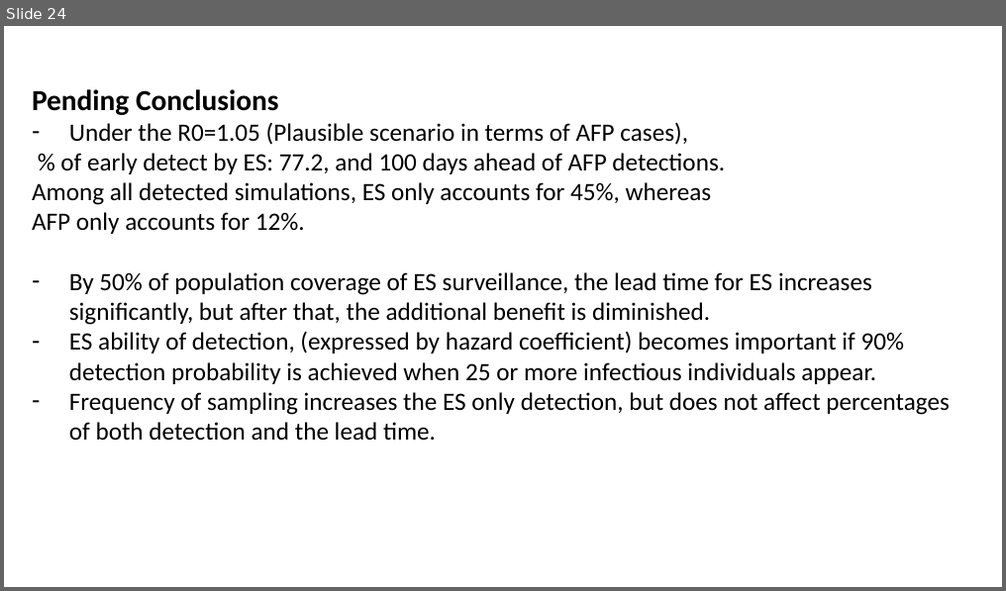
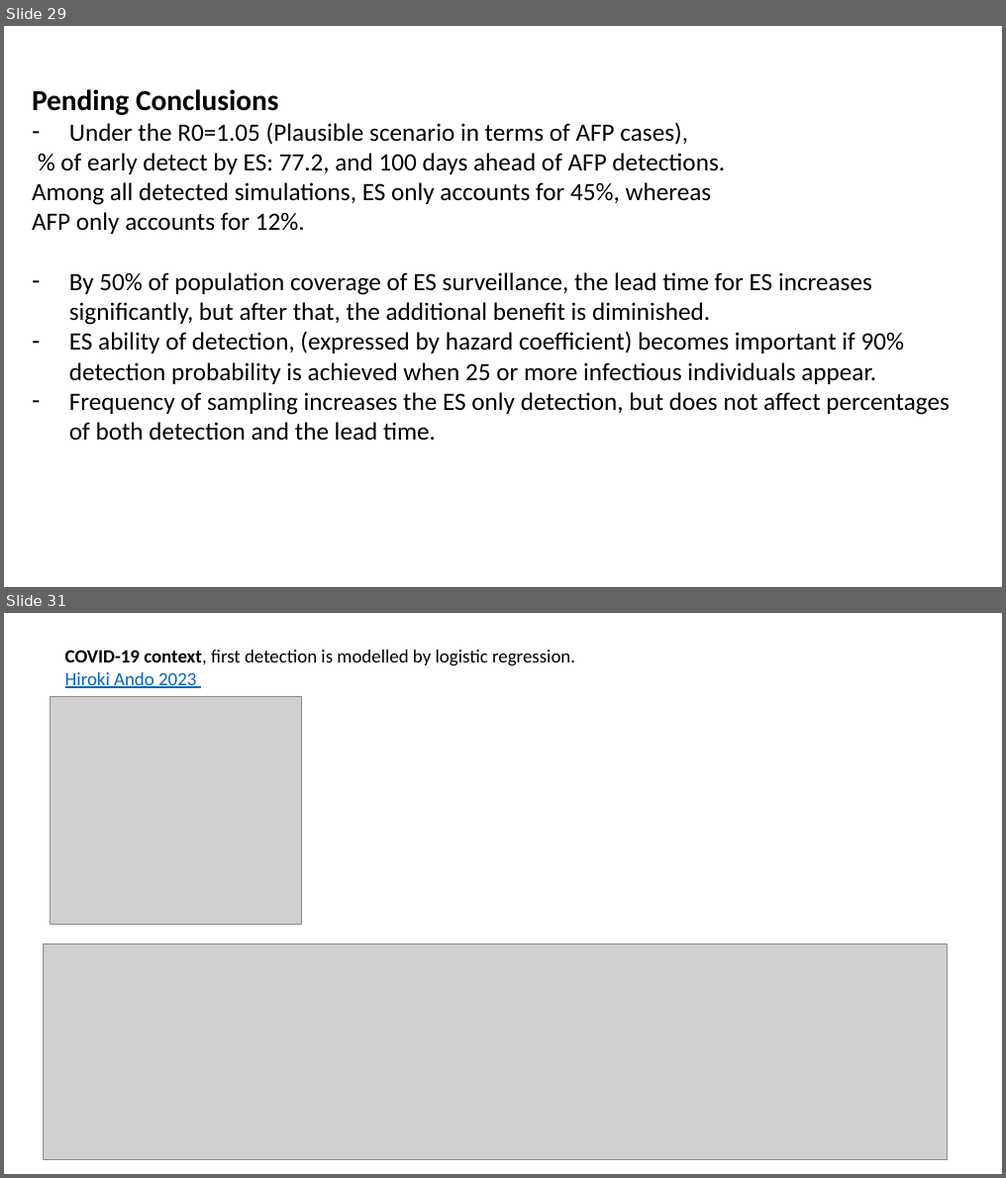
Before and after one commit to toshiakiasakura/polio_environmental_surveillance, a slide deck: doc_ideas/20230702_baseline_results.pptx. Shown one above the other, each under a label of ours: slide 24 before the commit, slides 29 and 31 after it; the slides between them are not shown. The pictures are 1006x591 and 1006x1178 pixels, drawn with LibreOffice and Linux fonts; fonts in the diff are those of the drawing; grey boxes stand for pictures. Boxes give left, top, right and bottom in pixels: in the first picture for what was removed or moved away, otherwise in the second. Text is boxed around its words. In the diff, an @@ line names an element or a change of style, - is before the commit and + after.

```diff
--- a/doc_ideas/20230702_baseline_results.pptx
+++ b/doc_ideas/20230702_baseline_results.pptx
@@ slide 31 added at bbox=[4, 613, 1002, 1174], background #FFFFFF @@
@@ text added at bbox=[65, 650, 575, 688], 18 pt, text #000000 @@
+COVID-19 context, first detection is modelled by logistic regression.
+Hiroki Ando 2023
@@ picture added at bbox=[50, 697, 301, 925] @@
@@ picture added at bbox=[44, 944, 948, 1159] @@
@@ what was slide 24 is now slide 29 @@
```
Also in this commit, not shown: 7 other slides added, 1 slide removed, 52 other files.
